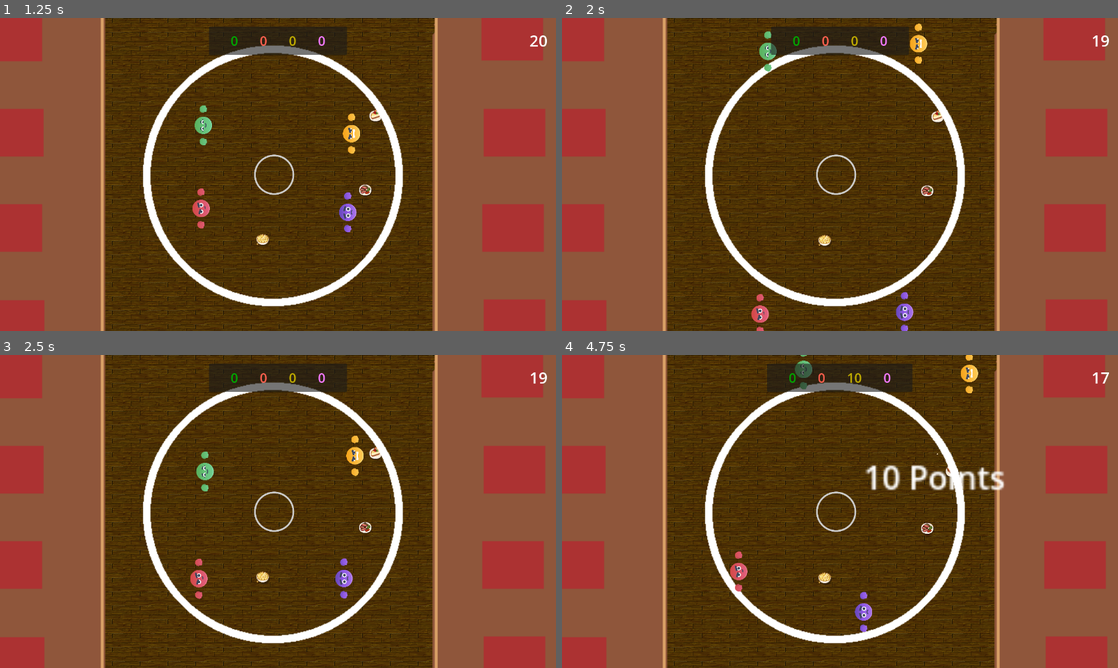
Above: before the commit, frames 1-4 (two rows, left to right).
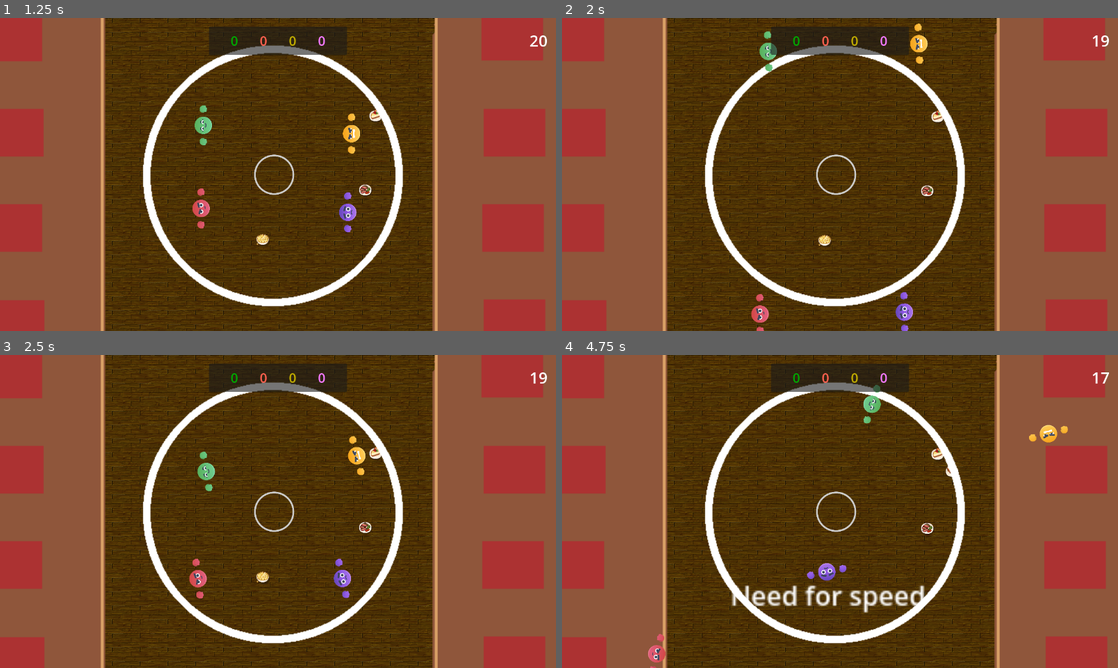
Above: after the commit, the same moments.

Repository: louiidev/ggj24_sumo
Game: Godot game, scene res://Scenes/Lobby.tscn
Two runs of this game, one before a commit and one after it. Both use one fixed random seed, a clock stepped at 60 frames per second and the inputs below.
Inputs:
- Up to frame 1 (1.25 s): tap Enter (ui_accept) at 0.5, 0.77 s
- Up to frame 2 (2 s): tap Enter (ui_accept) at 1.52 s
- Up to frame 3 (2.5 s): no input
- Up to frame 4 (4.75 s): tap Enter (ui_accept) at 3.02, 3.77, 4.52 s

Frame 1 is identical in both runs. In frame 2, 0.2% of the frame differs, in the area x 34-66%, y 1-100%; in frame 3, 0.5%; in frame 4, 4.0%, in the area x 15-91%, y 0-100%.

Commit message:
Integrate particles

Diff:
--- a/Assets/Particles/AttackParticle.tscn
+++ b/Assets/Particles/AttackParticle.tscn
@@ -2,17 +2,15 @@
 
 [ext_resource type="Texture2D" uid="uid://jwk021n0vru1" path="res://images/kenney_particle-pack/PNG (Transparent)/muzzle_05.png" id="1_p0oup"]
 
-[sub_resource type="Curve" id="Curve_ybxss"]
+[sub_resource type="Curve" id="Curve_4ynwe"]
 _data = [Vector2(0, 0), 0.0, 0.764512, 0, 1, Vector2(1, 0.764512), 0.764512, 0.0, 1, 0]
 point_count = 2
 
-[sub_resource type="Gradient" id="Gradient_v8t7e"]
+[sub_resource type="Gradient" id="Gradient_63hsq"]
 offsets = PackedFloat32Array(0, 0.0282486, 0.607345, 1)
 colors = PackedColorArray(0, 0, 0, 0, 1, 0.611765, 0.0392157, 1, 1, 0.180392, 0.0745098, 1, 1, 1, 1, 0)
 
-[node name="AttackParticle" type="Node2D"]
-
-[node name="CPUParticles2D" type="CPUParticles2D" parent="."]
+[node name="AttackParticle" type="CPUParticles2D"]
 position = Vector2(2.08165e-12, 2.08165e-12)
 emitting = false
 amount = 25
@@ -25,8 +23,7 @@
 gravity = Vector2(2.08165e-12, 2.08165e-12)
 initial_velocity_min = 35.0
 initial_velocity_max = 40.0
-scale_amount_min = 0.05
-scale_amount_max = 0.08
-scale_amount_curve = SubResource("Curve_ybxss")
+scale_amount_min = 0.5
+scale_amount_curve = SubResource("Curve_4ynwe")
 color = Color(0.917647, 1, 0.635294, 1)
-color_ramp = SubResource("Gradient_v8t7e")
+color_ramp = SubResource("Gradient_63hsq")
--- a/Assets/Particles/HitParticle.tscn
+++ b/Assets/Particles/HitParticle.tscn
@@ -2,13 +2,11 @@
 
 [ext_resource type="Texture2D" uid="uid://c6hxrivr2i86v" path="res://images/kenney_particle-pack/PNG (Transparent)/star_08.png" id="1_alq0b"]
 
-[sub_resource type="Curve" id="Curve_1r1te"]
+[sub_resource type="Curve" id="Curve_sanr0"]
 _data = [Vector2(0, 0), 0.0, 0.0, 0, 0, Vector2(1, 1), 0.0, 0.0, 0, 0]
 point_count = 2
 
-[node name="HitParticle" type="Node2D"]
-
-[node name="CPUParticles2D" type="CPUParticles2D" parent="."]
+[node name="HitParticle" type="CPUParticles2D"]
 emitting = false
 amount = 1
 lifetime = 0.5
--- a/Scenes/Player.gd
+++ b/Scenes/Player.gd
@@ -38,8 +38,12 @@
 @onready var left_hand: Sprite2D = $Node2D/LeftHand
 @onready var face: Sprite2D = $Node2D/Face
 
+@onready var attack_particle: CPUParticles2D = $AttackParticle
+@onready var hit_particle: CPUParticles2D = $HitParticle
+
 var hit_face: Texture;
 var original_face: Texture;
+var local_collision_pos: Vector2
 
 # AI
 var ai_target: Node2D = null;
@@ -65,7 +69,6 @@
 # Called when the node enters the scene tree for the first time.
 func _ready():
 	gravity_scale = 0.0
-	lock_rotation = true
 	GameGlobals.updateScore.connect(scoreUpdate)
 	set_sprite()
 	GameGlobals.updateCountdown.connect(tickProcess)
@@ -102,7 +105,8 @@
 			joy_deadzone(Input.get_joy_axis(deviceId, JOY_AXIS_LEFT_Y) ,0.3)
 		)
 
-	look_at(position + playerLookDirection)
+	if(!stunned):
+		look_at(position + playerLookDirection)
 
 	if($Labels/ScoreChange.visible): #If visible score labe should be rotated up
 		$Labels.rotation = rotation * -1
@@ -116,6 +120,14 @@
 	hasTackled = true
 	state.apply_impulse(tackleDirection * tackleSpeed)
 	tackledPressedInFrame = false
+	$Attack.play()
+
+func onAttack(state):
+	get_node("AttackTimer").start()
+	canAttack = false
+	hasTackled = true
+	state.apply_impulse(Vector2.from_angle(rotation) * tackleSpeed)
+	attack_particle.emitting = true
 	$Attack.play()
 
 func _integrate_forces(state):
@@ -128,6 +140,8 @@
 
 	if tackledPressedInFrame:
 		tackle(state)
+	if(state.get_contact_count() >= 1):
+		local_collision_pos = state.get_contact_local_position(0)
 
 func handlePowerup(powerupType):
 	match powerupType:
@@ -173,9 +187,16 @@
 
 func _on_body_entered(body):
 	if body.get_script() != null:
+		# Turn off attack particle on hit
+		attack_particle.emitting = false
 		if !body.canAttack and canAttack:
 			face.texture = hit_face
 			stunned = true
+
+			var collision_position = local_collision_pos
+			hit_particle.position = collision_position
+			hit_particle.emitting = true
+
 			GameGlobals.shakeCamera.emit(0.4)
 			await get_tree().create_timer(1.0).timeout
 			face.texture = original_face
--- a/Scenes/Player.tscn
+++ b/Scenes/Player.tscn
@@ -6,6 +6,8 @@
 [ext_resource type="Texture2D" uid="uid://b01cwwx6ewgsh" path="res://Assets/faces/face_a.png" id="4_uym6b"]
 [ext_resource type="AudioStream" uid="uid://cvxi1d527dy5b" path="res://Assets/sound/laserShoot.wav" id="4_x2k4e"]
 [ext_resource type="AudioStream" uid="uid://b2t0nu5w4bc54" path="res://Assets/sound/explosion.wav" id="5_hrw6o"]
+[ext_resource type="PackedScene" uid="uid://bsdkrbyhcavo0" path="res://Assets/Particles/AttackParticle.tscn" id="5_5r8l1"]
+[ext_resource type="PackedScene" uid="uid://bbj8b57qtu76y" path="res://Assets/Particles/HitParticle.tscn" id="6_glcnr"]
 
 [sub_resource type="PhysicsMaterial" id="PhysicsMaterial_s8ges"]
 bounce = 1.0
@@ -47,6 +49,11 @@
 [node name="AttackTimer" type="Timer" parent="."]
 wait_time = 2.0
 
+[node name="AttackParticle" parent="." instance=ExtResource("5_5r8l1")]
+position = Vector2(-25, 2.08165e-12)
+
+[node name="HitParticle" parent="." instance=ExtResource("6_glcnr")]
+
 [node name="Labels" type="Node2D" parent="."]
 rotation = 0.20944
 
--- a/Scenes/main.tscn
+++ b/Scenes/main.tscn
@@ -3,7 +3,8 @@
 [ext_resource type="PackedScene" uid="uid://dk73d00m8s47q" path="res://Scenes/player_scores.tscn" id="1_70kyn"]
 [ext_resource type="Script" path="res://Scenes/main.gd" id="1_appyy"]
 [ext_resource type="Texture2D" uid="uid://ceye383gobb3v" path="res://images/Wood_06-128x128.png" id="2_bl537"]
-[ext_resource type="PackedScene" path="res://Scenes/king_of_the_hill.tscn" id="2_fj1ka"]
+[ext_resource type="PackedScene" uid="uid://c1aa4vl6psaxn" path="res://Scenes/king_of_the_hill.tscn" id="2_fj1ka"]
+[ext_resource type="Texture2D" uid="uid://c2vxlcxi73v46" path="res://images/paint circle.png" id="3_fpuyr"]
 [ext_resource type="Script" path="res://Scripts/Camera.gd" id="6_5w1x5"]
 [ext_resource type="Texture2D" uid="uid://b1p6qsf5vfmkd" path="res://Assets/level.png" id="7_ni6l2"]
 
Not shown: 1 places in Assets/Particles/HitParticle.tscn that only renumber resources
